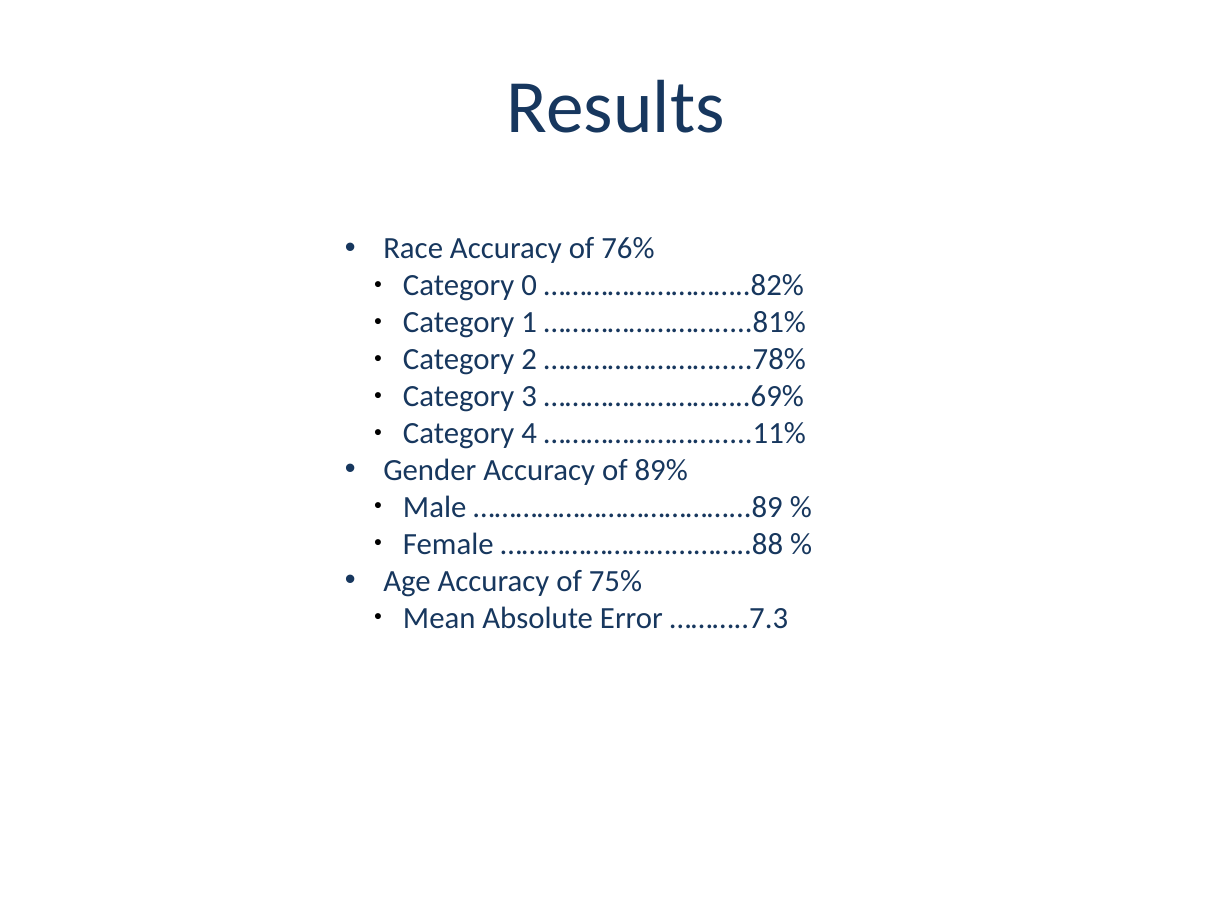
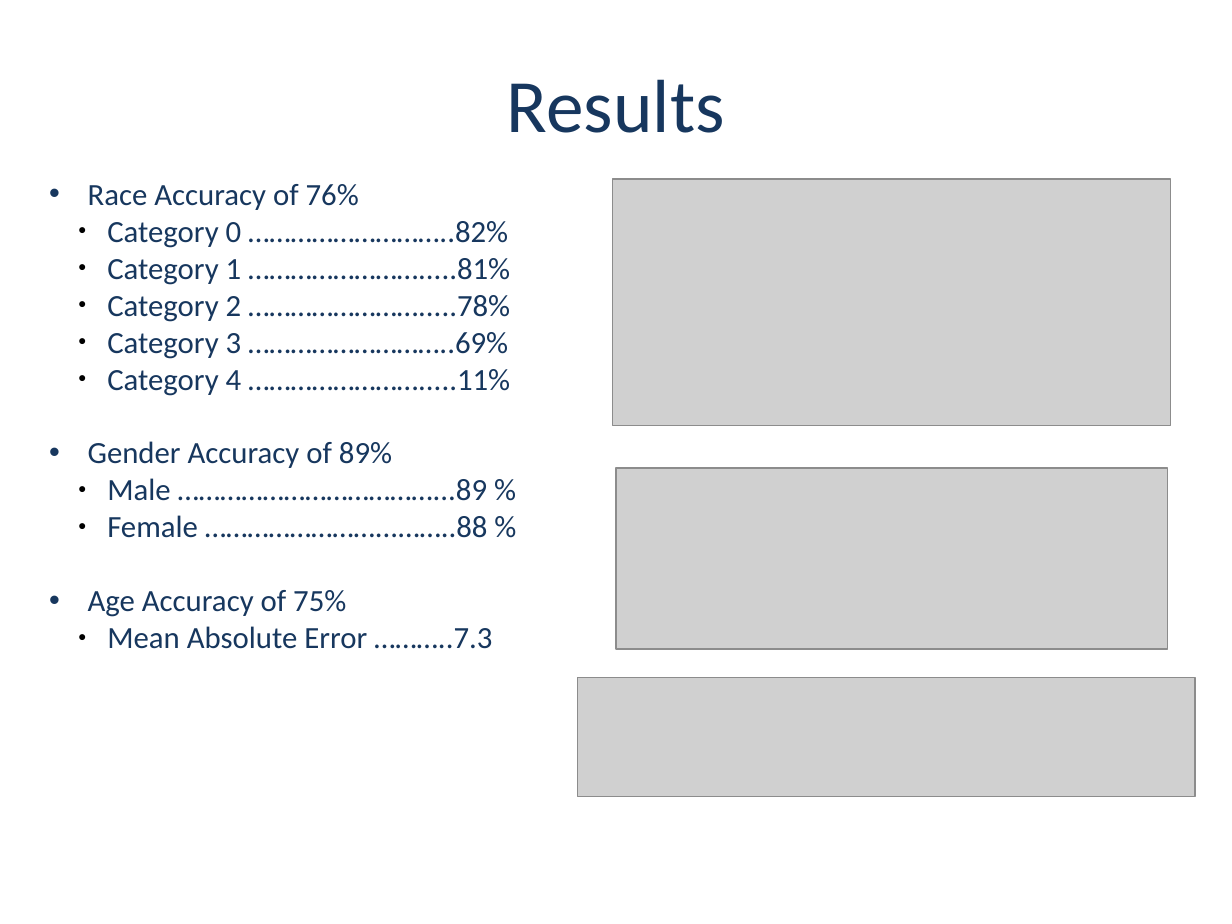
Before and after one commit to dmf49/cs5542FinalProject, a slide deck: slide 13 of Project Presentaion - Group 2- v1.2.0.pptx (slide 11 before the commit). Drawn at 1232x924 pixels with LibreOffice and Linux fonts; fonts in the diff are those of the drawing; grey boxes stand for pictures; background and template pictures are left out. Boxes give left, top, right and bottom in pixels: in the first picture for what was removed or moved away, otherwise in the second. Text is boxed around its words. In the diff, an @@ line names an element or a change of style, - is before the commit and + after.

```diff
--- a/Project Presentaion - Group 2- v1.2.0.pptx
+++ b/Project Presentaion - Group 2- v1.2.0.pptx
@@ text "Race Accuracy of 76%" rewrapped from box(383, 237, 806, 629) to box(88, 184, 510, 649) @@
@@ picture added at box(612, 179, 1170, 425) @@
@@ picture added at box(616, 468, 1168, 649) @@
@@ picture added at box(578, 678, 1195, 797) @@
```
Also in this commit, not shown: 6 other slides changed, 7 slides added, 5 slides removed.
